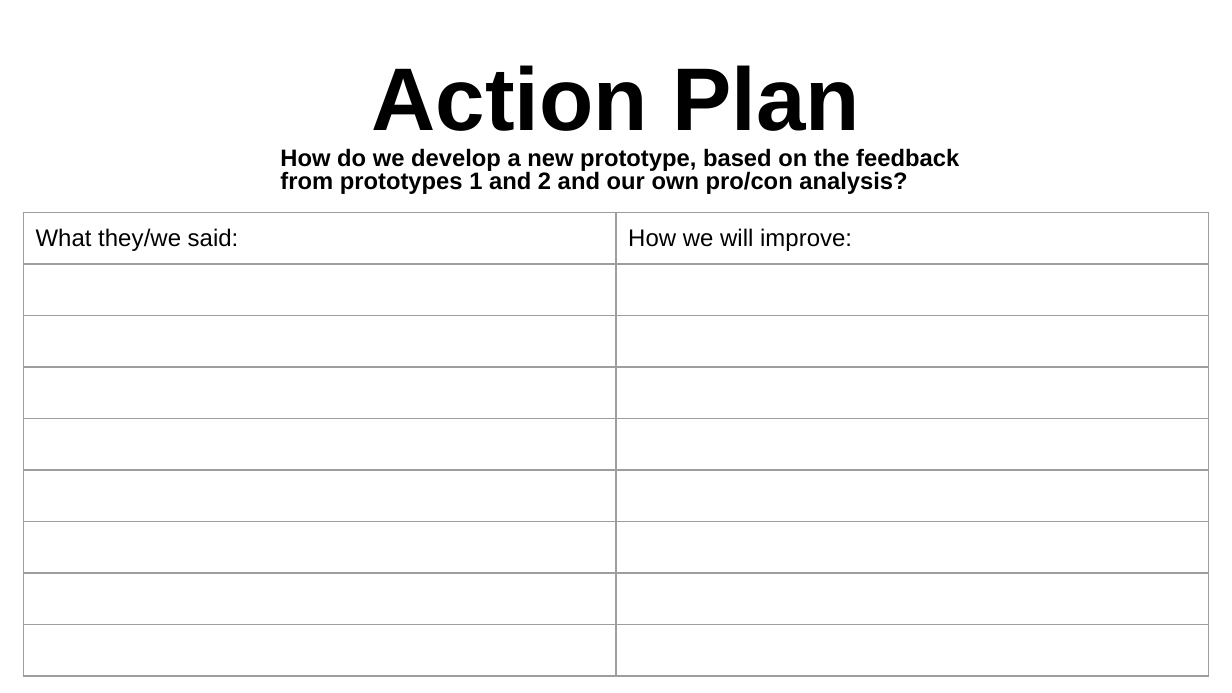
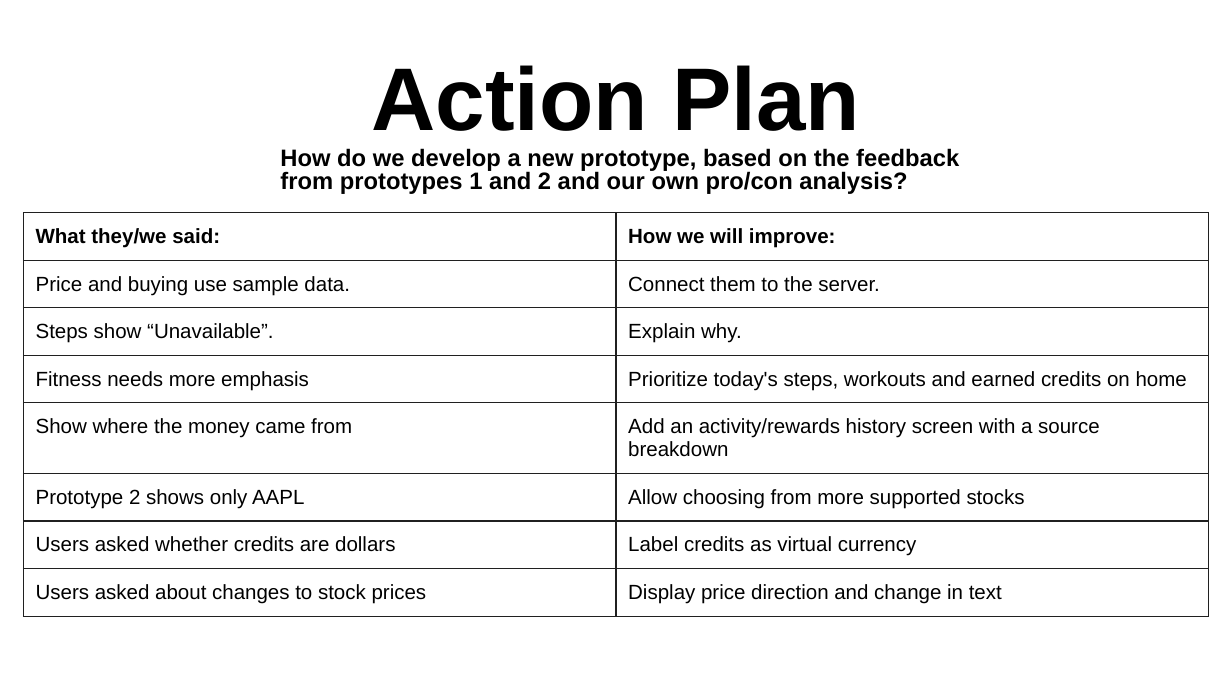
Before and after one commit to davislenover/BurnNEarn, a slide deck: slide 33 of docs/CDs/DesignThinking/DesignThinkingWorksheet.pptx (slide 30 before the commit). Drawn at 1232x693 pixels with LibreOffice and Linux fonts; fonts in the diff are those of the drawing. Boxes give left, top, right and bottom in pixels: in the first picture for what was removed or moved away, otherwise in the second. Text is boxed around its words. In the diff, an @@ line names an element or a change of style, - is before the commit and + after.

```diff
--- a/docs/CDs/DesignThinking/DesignThinkingWorksheet.pptx
+++ b/docs/CDs/DesignThinking/DesignThinkingWorksheet.pptx
@@ table at bbox=[23, 213, 1209, 632] @@
-row 2:  | 
-row 3:  | 
-row 4:  | 
-row 5:  | 
-row 6:  | 
-row 7:  | 
-row 8:  | 
-row 9:  | 
+row 2: Price and buying use sample data. | Connect them to the server.
+row 3: Steps show “Unavailable”. | Explain why.
+row 4: Fitness needs more emphasis | Prioritize today's steps, workouts and earned credits on home
+row 5: Show where the money came from | Add an activity/rewards history screen with a source breakdown
+row 6: Prototype 2 shows only AAPL | Allow choosing from more supported stocks
+row 7: Users asked whether credits are dollars | Label credits as virtual currency
+row 8: Users asked about changes to stock prices | Display price direction and change in text
```
Also in this commit, not shown: 60 other slides changed, 13 slides added, 9 slides removed, 1 other file.
